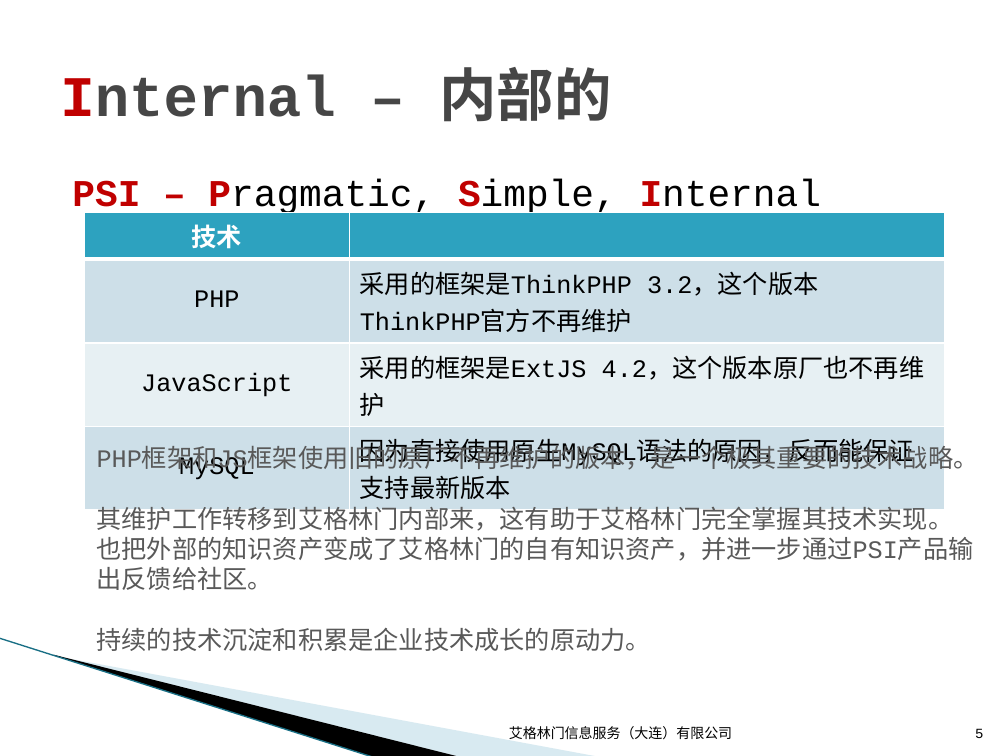
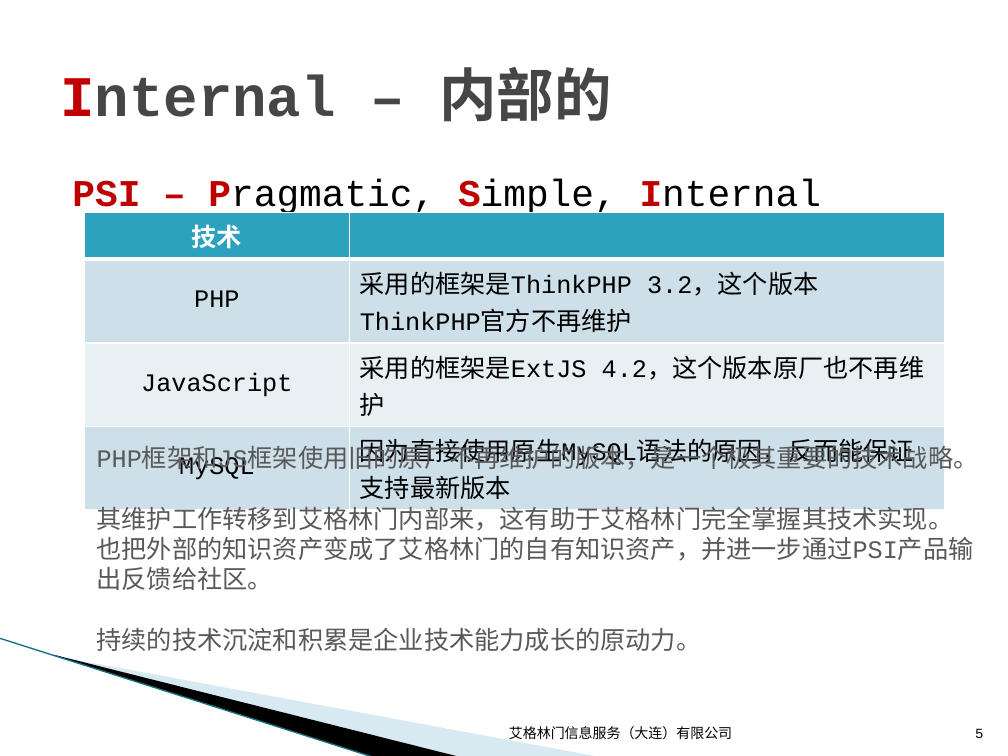
Before and after one commit to wuzhiping/PSI, a slide deck: slide 5 of doc/01 战略/PSI技术战略.pptx. Drawn at 1008x756 pixels with LibreOffice and Linux fonts; fonts in the diff are those of the drawing; background and template pictures are left out. Boxes give left, top, right and bottom in pixels: in the first picture for what was removed or moved away, otherwise in the second. Text is boxed around its words. In the diff, an @@ line names an element or a change of style, - is before the commit and + after.

Commit message:
文档 - PSI技术战略

```diff
--- a/doc/01 战略/PSI技术战略.pptx
+++ b/doc/01 战略/PSI技术战略.pptx
@@ text at (x1=97, y1=628, x2=702, y2=651): text changed @@
-持续的技术沉淀和积累是企业技术成长的原动力。
+持续的技术沉淀和积累是企业技术能力成长的原动力。
```
